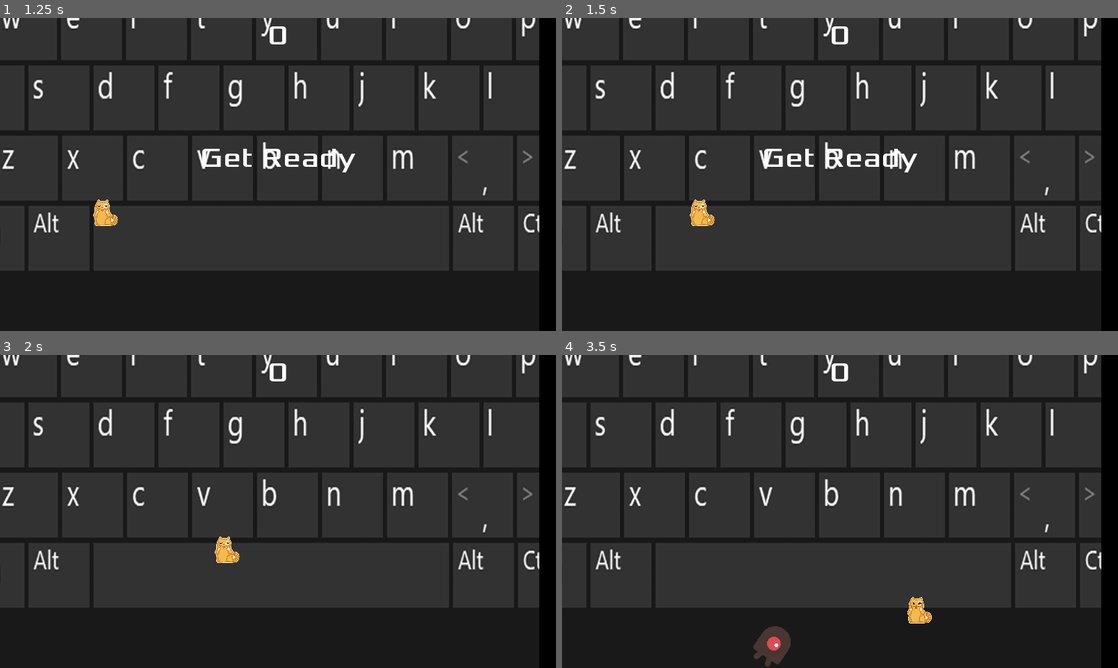
Above: before the commit, frames 1-4 (two rows, left to right).
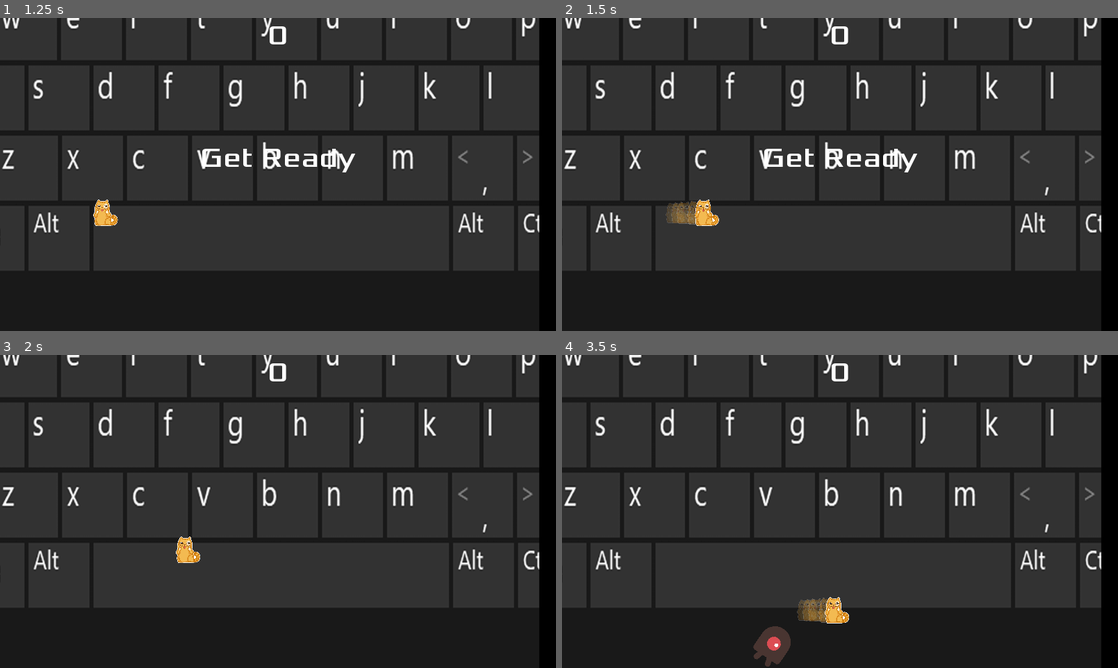
Above: after the commit, the same moments.

Repository: gameraccoon/ludum-dare-54-v2
Game: Godot game, scene res://Main.tscn
The game is run twice, just before and just after one commit, with the same random seed, the same clock (stepped at 60 frames per second) and the same inputs.
Inputs:
- Up to frame 1 (1.25 s): click "Start" at 0.5 s
- Up to frame 2 (1.5 s): tap Enter (start_game) at 1.25 s; hold Right (move_right) from 1.28 s (still down); hold Shift (Dash, bound only after the commit) from 1.28 s (still down)
- Up to frame 3 (2 s): keep holding Right (move_right); keep holding Shift (Dash, bound only after the commit)
- Up to frame 4 (3.5 s): release Right (move_right) at 2.03 s; release Shift (Dash, bound only after the commit) at 2.03 s; hold Down (move_down) 2.03-2.78 s; tap Enter (start_game) at 2.1 s; tap Shift (Dash, bound only after the commit) at 2.3 s; hold Right (move_right) from 2.78 s (still down); hold Shift (Dash, bound only after the commit) from 2.78 s (still down)

Frame 1 is identical in both runs. In frame 2, 0.5% of the frame differs, in the area x 18-29%, y 58-67%; in frame 3, 0.5%; in frame 4, 0.9%, in the area x 42-67%, y 77-86%.

Commit message:
Added dash

Diff:
--- a/Player.gd
+++ b/Player.gd
@@ -2,20 +2,29 @@
 
 signal hit
 
-export var speed = 400 # How fast the player will move (pixels/sec).
+export var base_speed = 200 # How fast the player will move (pixels/sec).
+export var dash_speed = 800
 var screen_size # Size of the game window.
 
 var start_limit = Vector2(0, 0)
 var end_limit = Vector2(100, 100)
 
+var dash_cooldown_time = 1.0
+var dash_cooldown_left = 0.0
+var dash_length = 0.1
+var dash_time_left = 0.0
+var dash_start_velocity_vector = Vector2(0.0, 0.0)
 
 func _ready():
 	hide()
 	$DashTrail.emitting = false
+	dash_cooldown_left = 0.0
+	dash_time_left = 0.0
 
 
 func _process(delta):
 	var velocity = Vector2.ZERO # The player's movement vector.
+
 	if Input.is_action_pressed("move_right"):
 		velocity.x += 1
 	if Input.is_action_pressed("move_left"):
@@ -24,6 +33,30 @@
 		velocity.y += 1
 	if Input.is_action_pressed("move_up"):
 		velocity.y -= 1
+
+	dash_cooldown_left -= delta
+	if dash_cooldown_left < 0.0:
+		dash_cooldown_left = 0.0
+
+	# are we stopping dash this frame
+	if dash_time_left >= 0.0 and dash_time_left - delta < 0.0:
+		$DashTrail.emitting = false
+
+	var speed = base_speed
+
+	dash_time_left -= delta
+	if dash_time_left >= 0.0:
+		speed = dash_speed
+		velocity = dash_start_velocity_vector
+	else:
+		dash_time_left = 0.0
+
+	if (Input.is_action_pressed("Dash") and dash_cooldown_left == 0.0):
+		# start dash
+		$DashTrail.emitting = true
+		dash_cooldown_left = dash_cooldown_time
+		dash_time_left = dash_length
+		dash_start_velocity_vector = velocity
 
 	if velocity.length() > 0:
 		velocity = velocity.normalized() * speed
--- a/Player.tscn
+++ b/Player.tscn
@@ -72,7 +72,7 @@
 z_index = -1
 emitting = false
 amount = 10
-speed_scale = 2.0
+speed_scale = 4.0
 local_coords = false
 process_material = SubResource( 7 )
 texture = ExtResource( 6 )
--- a/project.godot
+++ b/project.godot
@@ -61,3 +61,10 @@
 "events": [ Object(InputEventKey,"resource_local_to_scene":false,"resource_name":"","device":0,"alt":false,"shift":false,"control":false,"meta":false,"command":false,"pressed":false,"scancode":16777221,"physical_scancode":0,"unicode":0,"echo":false,"script":null)
  ]
 }
+Dash={
+"deadzone": 0.5,
+"events": [ Object(InputEventKey,"resource_local_to_scene":false,"resource_name":"","device":0,"alt":false,"shift":false,"control":false,"meta":false,"command":false,"pressed":false,"scancode":0,"physical_scancode":16777237,"unicode":0,"echo":false,"script":null)
+, Object(InputEventKey,"resource_local_to_scene":false,"resource_name":"","device":0,"alt":false,"shift":false,"control":false,"meta":false,"command":false,"pressed":false,"scancode":0,"physical_scancode":32,"unicode":0,"echo":false,"script":null)
+, Object(InputEventJoypadButton,"resource_local_to_scene":false,"resource_name":"","device":-1,"button_index":0,"pressure":0.0,"pressed":false,"script":null)
+ ]
+}
